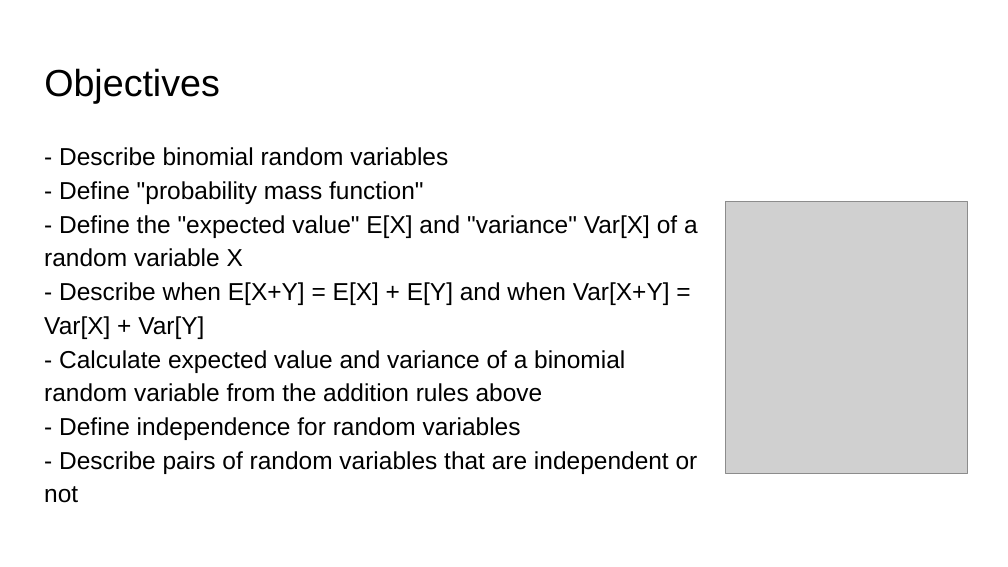
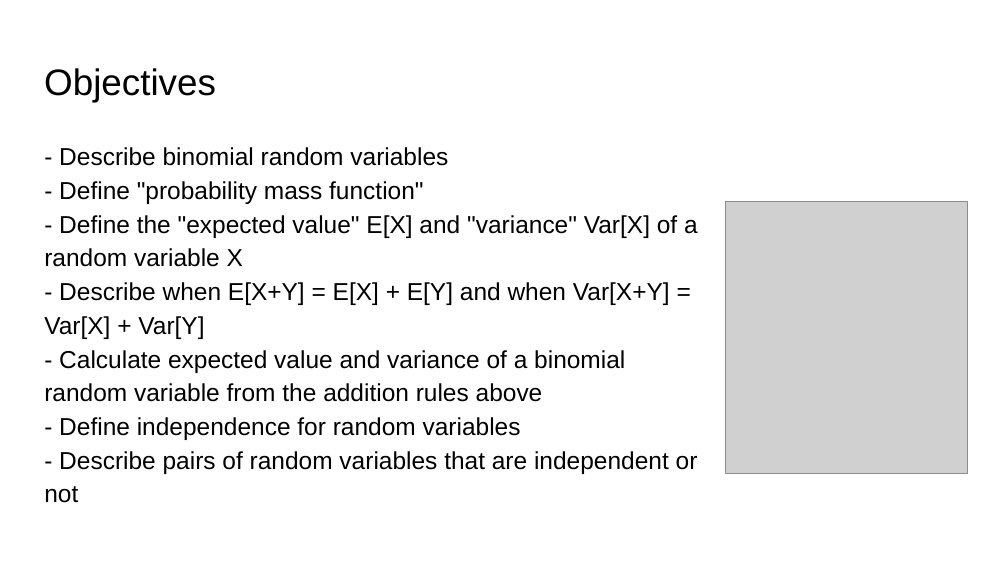
Before and after one commit to ekernf01/HEART_choosing_stat_methods, a slide deck: slide 2 of course content/2_prob_stat_intro/prob stat intro.pptx. Drawn at 1008x567 pixels with LibreOffice and Linux fonts; fonts in the diff are those of the drawing; grey boxes stand for pictures. Boxes give left, top, right and bottom in pixels: in the first picture for what was removed or moved away, otherwise in the second. Text is boxed around its words. In the diff, an @@ line names an element or a change of style, - is before the commit and + after.

Commit message:
Update intro ppt

```diff
--- a/course content/2_prob_stat_intro/prob stat intro.pptx
+++ b/course content/2_prob_stat_intro/prob stat intro.pptx
@@ text "Objectives" at <box>44,68,216,103</box>: size 26.9 to 26.3 pt @@
```
